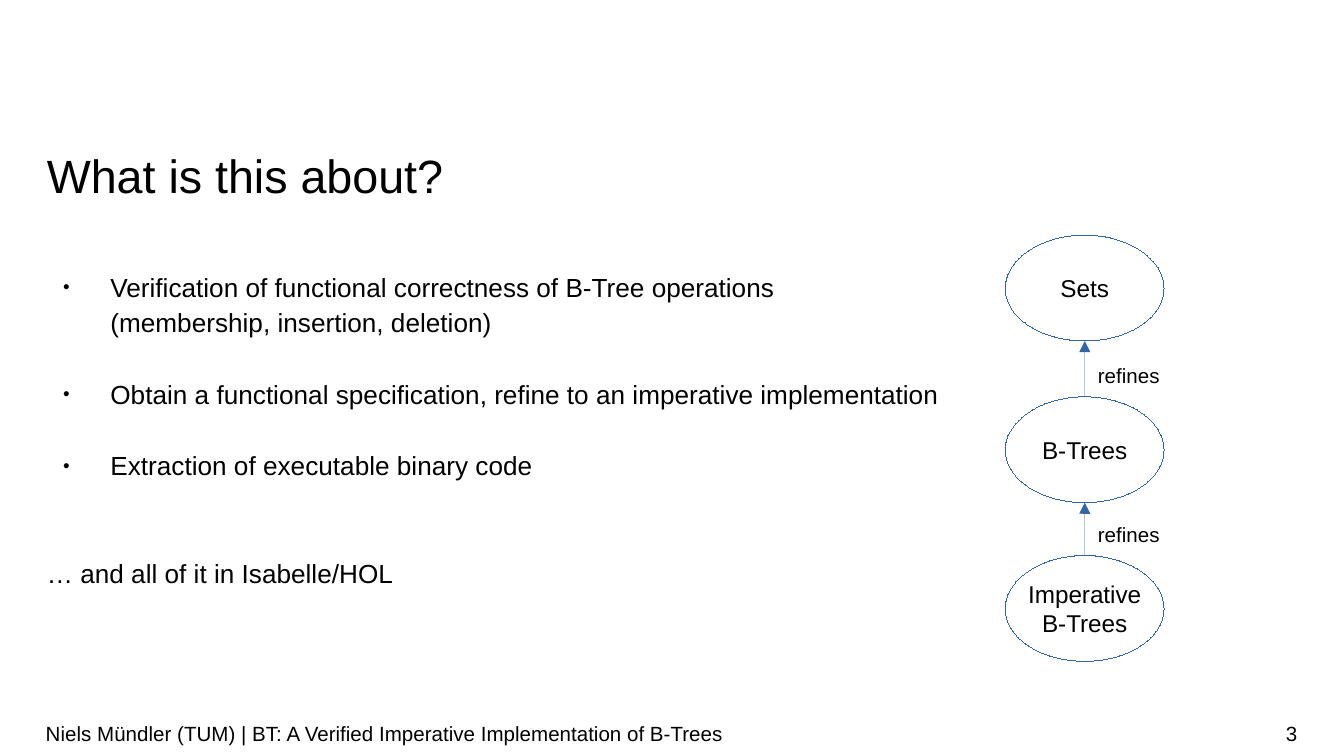
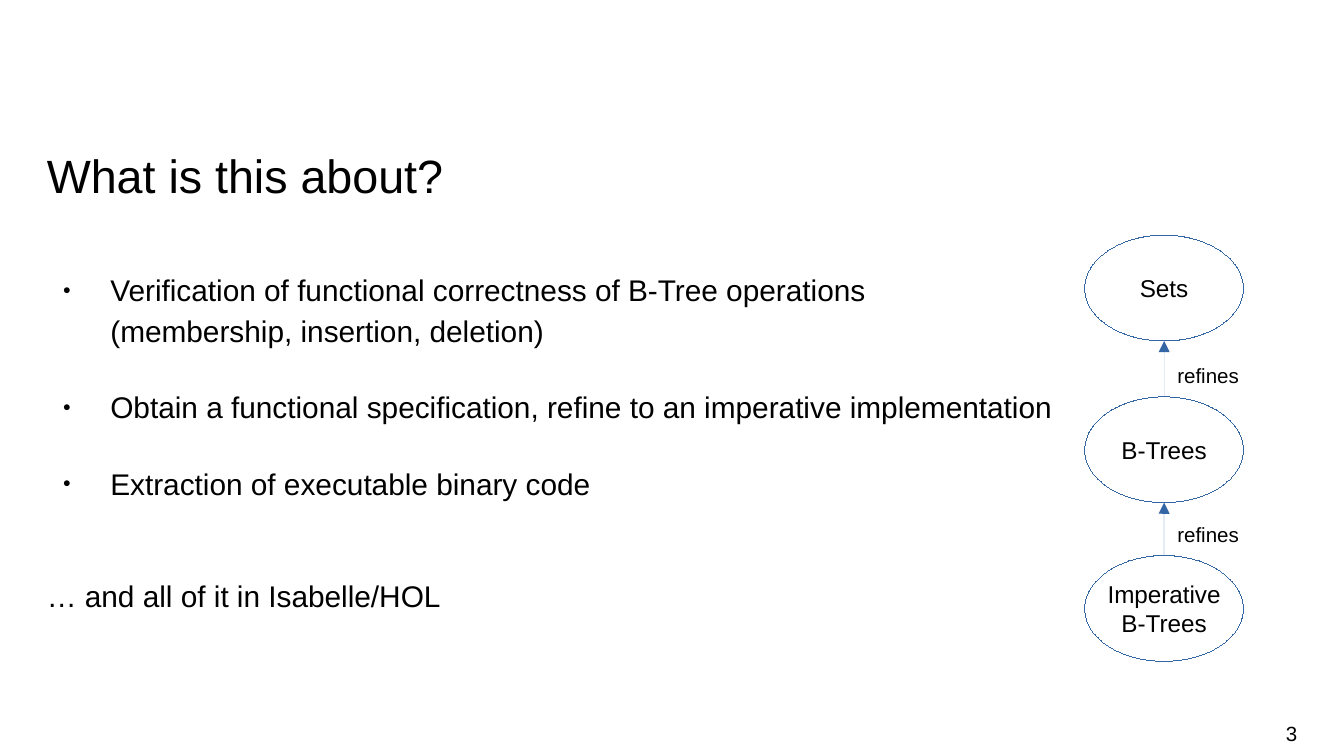
Before and after one commit to nielstron/btrees-thesis, a slide deck: slide 3 of colloqium.odp. Drawn at 1344x756 pixels with LibreOffice and Linux fonts; fonts in the diff are those of the drawing; background and template pictures are left out. Boxes give left, top, right and bottom in pixels: in the first picture for what was removed or moved away, otherwise in the second. Text is boxed around its words. In the diff, an @@ line names an element or a change of style, - is before the commit and + after.

```diff
--- a/colloqium.odp
+++ b/colloqium.odp
@@ text "Verification of functional correctness of ..." at (85, 279, 1052, 608): size 14 to 16 pt @@
@@ 3 ellipses, 2 texts, 2 curved arrows: place and size @@
-3 ellipses, 2 texts, 2 curved arrows at (1005, 235, 1164, 661)
+3 ellipses, 2 texts, 2 curved arrows at (1085, 235, 1243, 661)
@@ text removed at (46, 726, 722, 746) @@
-Niels Mündler (TUM) | BT: A Verified Imperative Implementation of B-Trees
```
Also in this commit, not shown: 27 other slides changed, 9 slides removed.
